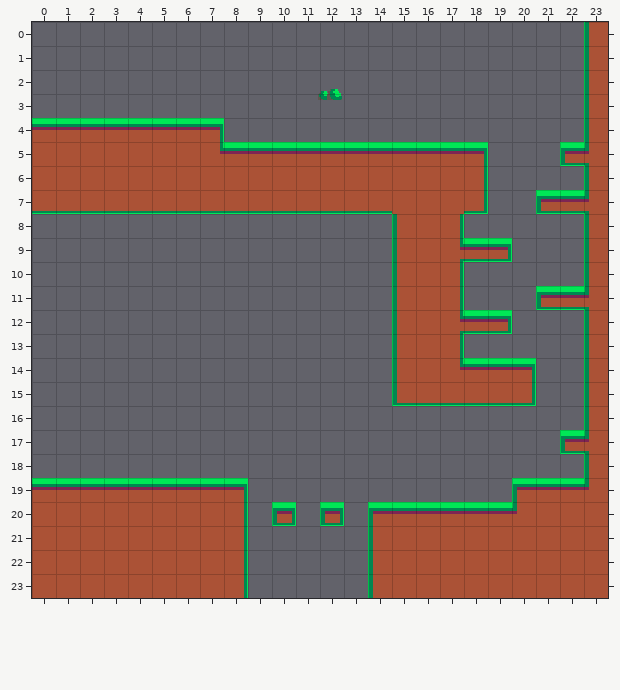
Tiled map: Platformer/assets/levelteste.tmx. Above is the file before it was changed.
Cells are 16x16 px. Shown: x 0..23, y 0..23.
After the commit:
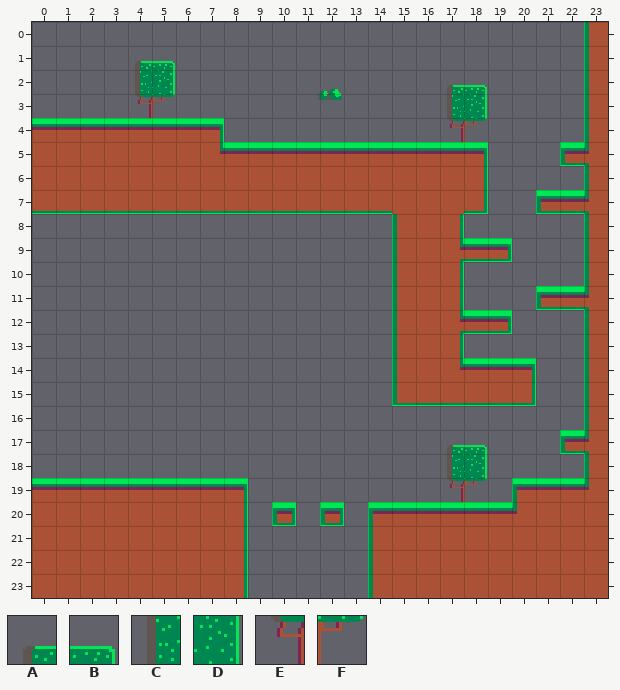
Key: from "ground": A 8, B 9, C 15, D 16, E 22, F 23.
_ is an empty cell.
Tiles of an added or newly shown layer are drawn over the layers below it.
Edits made:
Layer "Camada de Tiles 2" (added):
Tile A now appears in row 1 at x 4; in row 2 at x 17; in row 17 at x 17.
Tile B now appears in row 1 at x 5; in row 2 at x 18; in row 17 at x 18.
Tile C now appears in row 2 at x 4; in row 3 at x 17; in row 18 at x 17.
Tile D now appears in row 2 at x 5; in row 3 at x 18; in row 18 at x 18.
Tile E now appears in row 3 at x 4; in row 4 at x 17; in row 19 at x 17.
Tile F now appears in row 3 at x 5; in row 4 at x 18; in row 19 at x 18.
Pixel boxes of the changes (left, top, right, bottom) in both pictures:
added: (135, 61, 175, 118)
added: (447, 85, 487, 142)
added: (447, 445, 487, 502)
